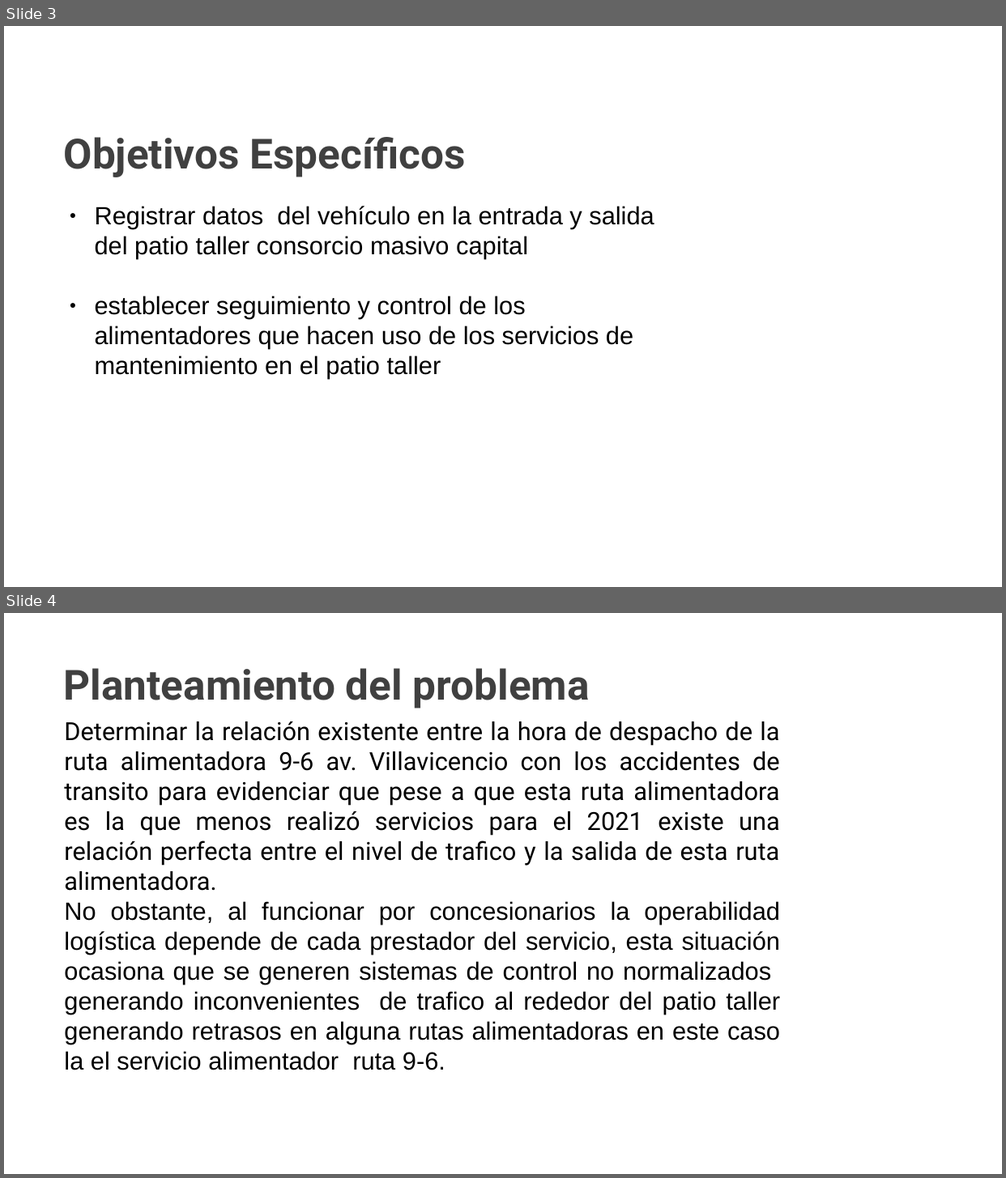
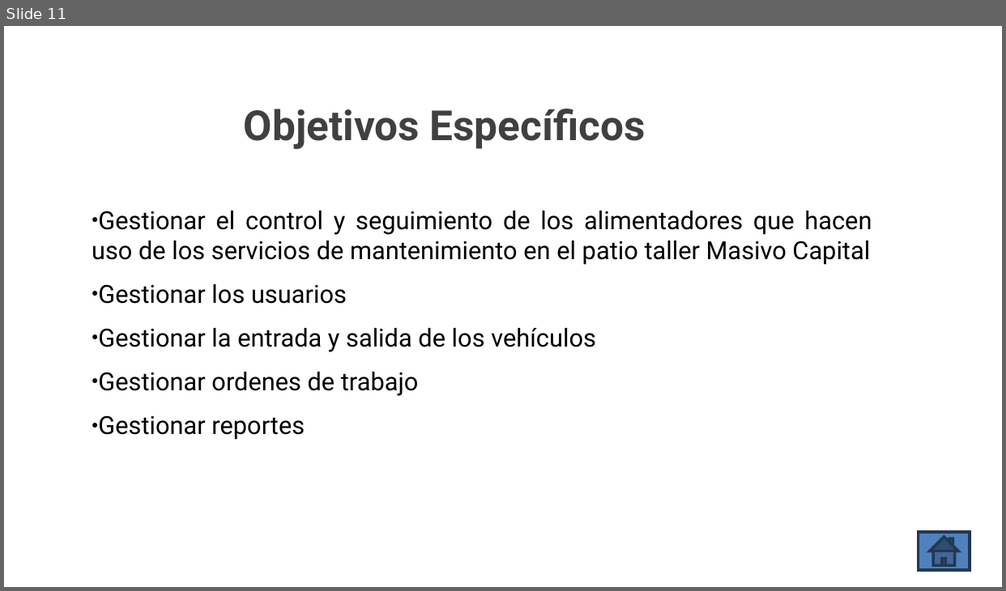
Before and after one commit to Mmartinez951/Desarrollo_Final_EntryMC, a slide deck: 1.Docs/Trimestre I/Presentación EntryMC.pptx. Shown one above the other, each under a label of ours: slides 3 and 4 before the commit, slide 11 after it. The pictures are 1006x1178 and 1006x591 pixels, drawn with LibreOffice and Linux fonts; fonts in the diff are those of the drawing; background and template pictures are left out. Boxes give left, top, right and bottom in pixels: in the first picture for what was removed or moved away, otherwise in the second. Text is boxed around its words. In the diff, an @@ line names an element or a change of style, - is before the commit and + after.

```diff
--- a/1.Docs/Trimestre I/Presentación EntryMC.pptx
+++ b/1.Docs/Trimestre I/Presentación EntryMC.pptx
@@ slide 4 removed at [4, 613, 1002, 1174], background picture (left out) @@
@@ text removed at [64, 668, 590, 709] @@
-Planteamiento del problema
@@ text removed at [64, 722, 781, 1071] @@
-Determinar la relación existente entre la hora de despacho de la ruta alimentadora 9-6 av. Villavicencio con los accidentes de transito para evidenciar que pese a que esta ruta alimentadora es la que menos realizó servicios para el 2021 existe una relación perfecta entre el nivel de trafico y la salida de esta ruta alimentadora.
-No obstante, al funcionar por concesionarios la operabilidad logística depende de cada prestador del servicio, esta situación ocasiona que se generen sistemas de control no normalizados generando inconvenientes de trafico al rededor del patio taller generando retrasos en alguna rutas alimentadoras en este caso la el servicio alimentador ruta 9-6.
@@ what was slide 3 is now slide 11 @@
@@ slide 11 changed as well @@
@@ title "Objetivos Específicos": place and size @@
-title "Objetivos Específicos" at [64, 137, 466, 177]
+title "Objetivos Específicos" at [244, 109, 646, 149]
@@ title "Objetivos Específicos" at [244, 109, 646, 149]: indent changed; line spacing 1 to 0.9; vertical alignment top to middle @@
@@ text at [91, 211, 872, 440]: text changed; font Arial to Roboto @@
-● Registrar datos del vehículo en la entrada y salida del patio taller consorcio masivo capital
-● establecer seguimiento y control de los alimentadores que hacen uso de los servicios de mantenimiento en el patio taller
+● Gestionar el control y seguimiento de los alimentadores que hacen uso de los servicios de mantenimiento en el patio taller Masivo Capital
+● Gestionar los usuarios
+● Gestionar la entrada y salida de los vehículos
+● Gestionar ordenes de trabajo
+● Gestionar reportes
@@ action button home added at [918, 532, 969, 570], fill #4F81BD, outline #233953 2 pt @@
```
Also in this commit, not shown: 5 other slides changed, 20 slides added, 3 other slides removed.
